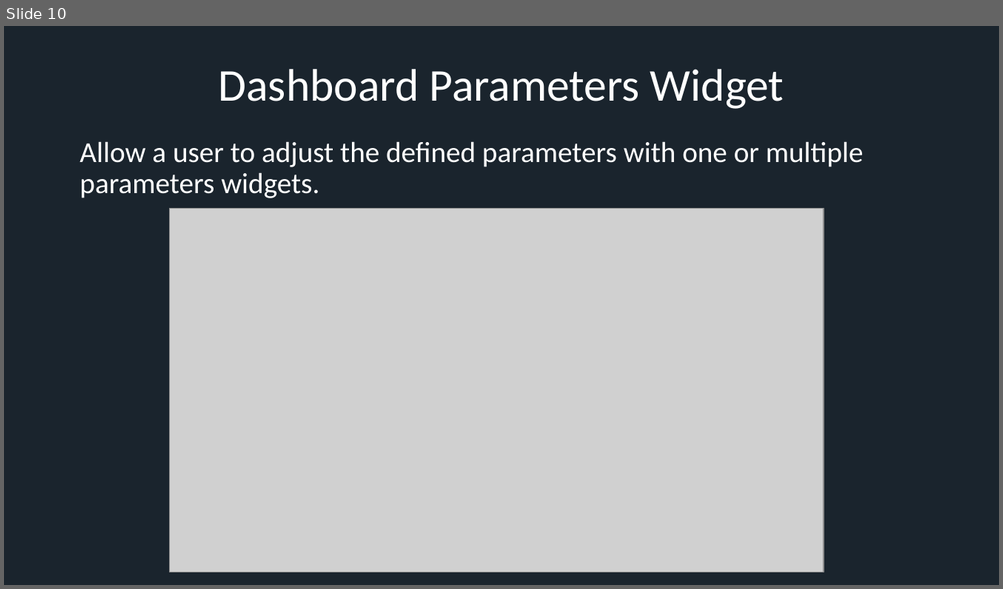
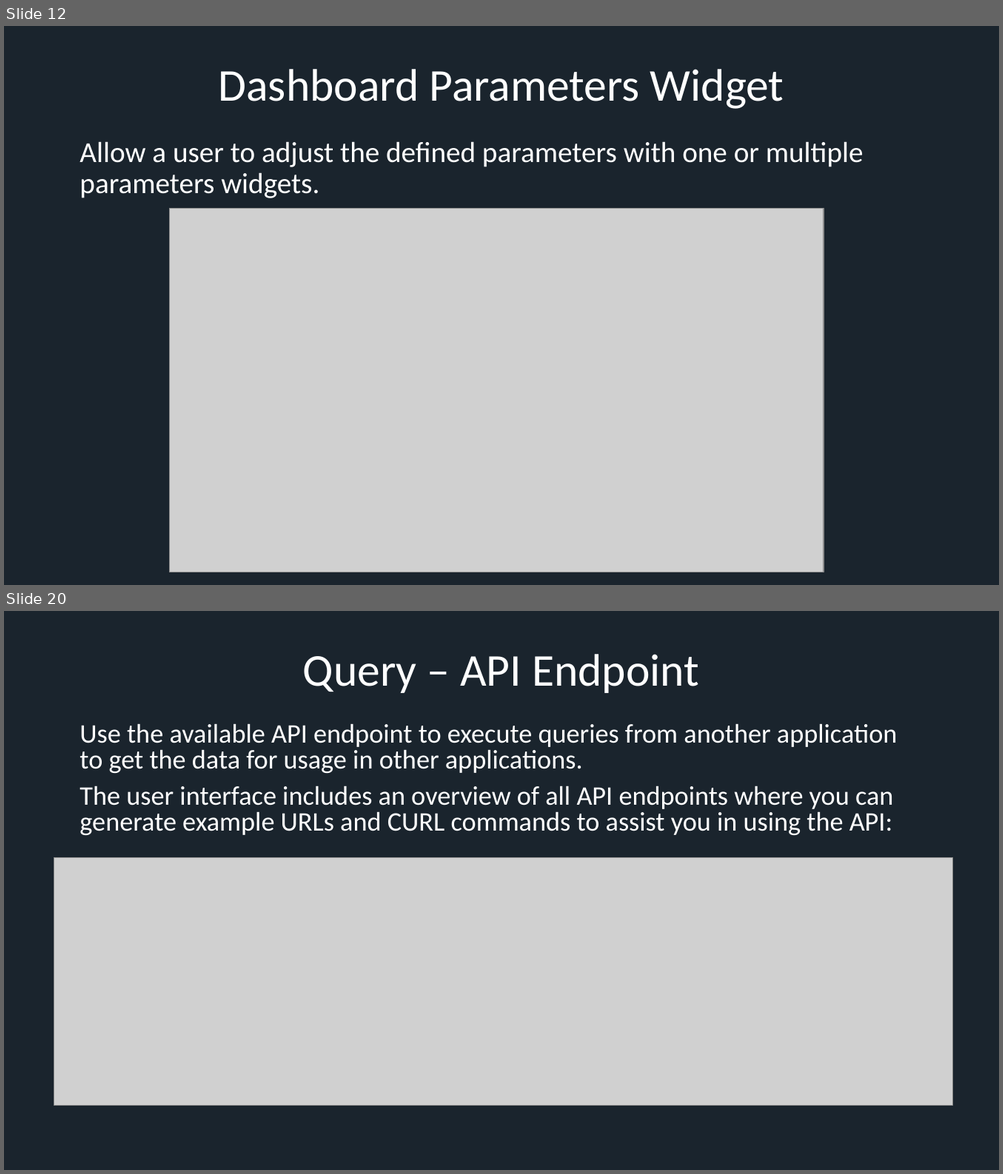
Before and after one commit to xresch/CoreFramework, a slide deck: docs/CFW_Features.pptx. Shown one above the other, each under a label of ours: slide 10 before the commit, slides 12 and 20 after it; the slides between them are not shown. The pictures are 1003x589 and 1003x1174 pixels, drawn with LibreOffice and Linux fonts; fonts in the diff are those of the drawing; grey boxes stand for pictures. Boxes give left, top, right and bottom in pixels: in the first picture for what was removed or moved away, otherwise in the second. Text is boxed around its words. In the diff, an @@ line names an element or a change of style, - is before the commit and + after.

```diff
--- a/docs/CFW_Features.pptx
+++ b/docs/CFW_Features.pptx
@@ slide 20 added at (4,611,999,1170), background #1A242D @@
@@ title added at (303,654,699,693), 44 pt, text #FFFFFF @@
+Query – API Endpoint
@@ text added at (79,723,897,836), 25.9 pt, text #FFFFFF @@
+Use the available API endpoint to execute queries from another application to get the data for usage in other applications.
+The user interface includes an overview of all API endpoints where you can generate example URLs and CURL commands to assist you in using the API:
@@ picture added at (54,858,952,1105) @@
@@ what was slide 10 is now slide 12 @@
```
Also in this commit, not shown: 9 slides changed, 12 other slides added, 2 other files.
